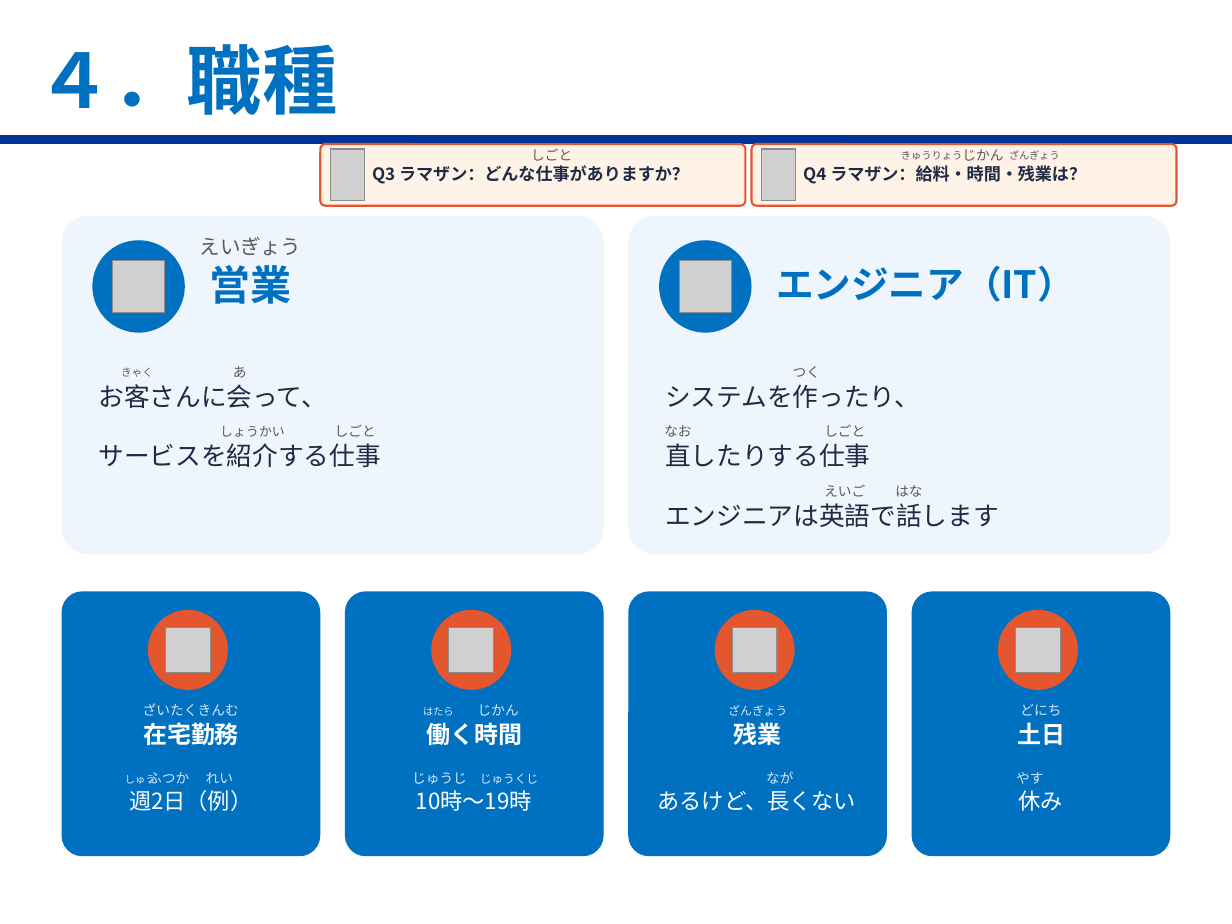
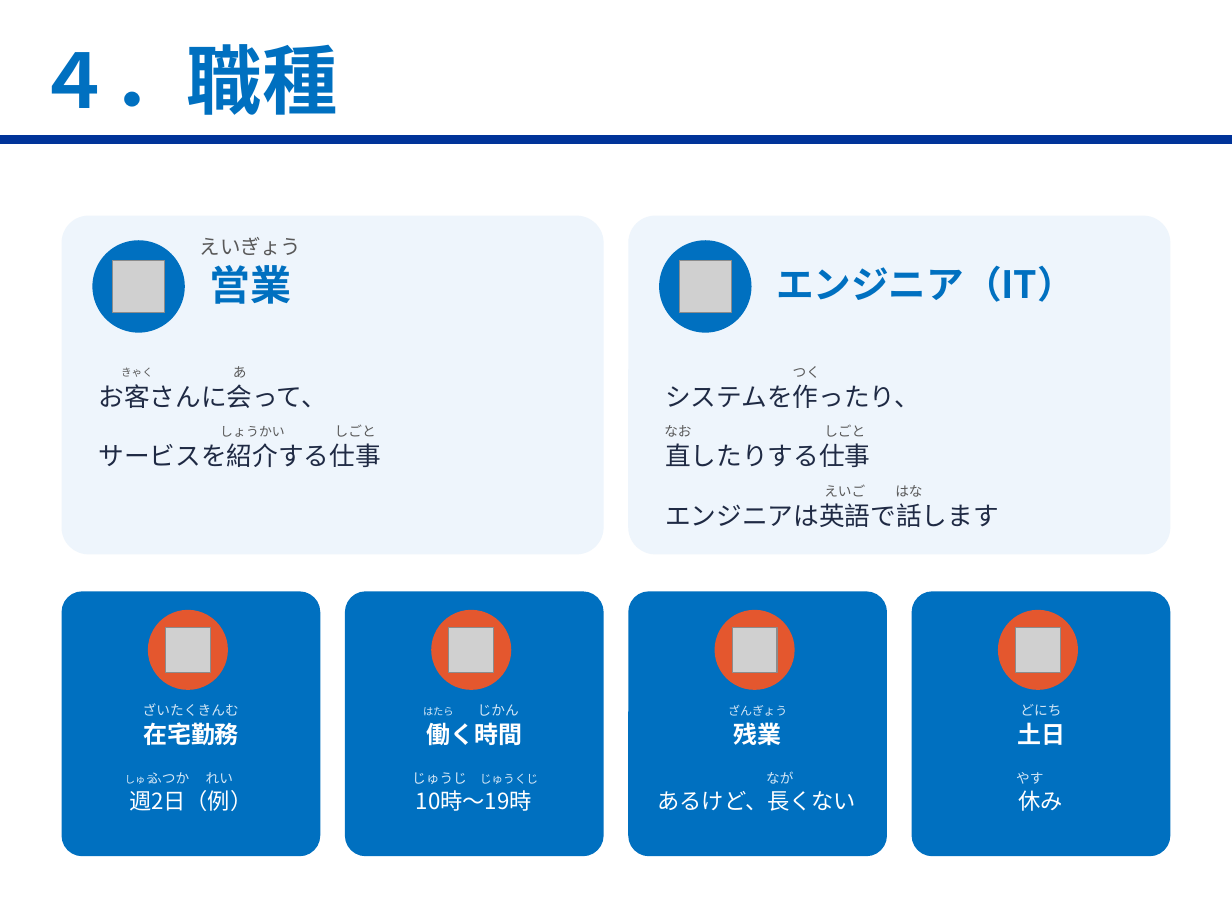
Before and after one commit to ramazandogna/pixel-powerpoint, a slide deck: slide 5 of deliverables/企業研究_HENNGE_第1回-1.pptx. Drawn at 1232x924 pixels with LibreOffice and Linux fonts; fonts in the diff are those of the drawing; grey boxes stand for pictures; background and template pictures are left out. Boxes give left, top, right and bottom in pixels: in the first picture for what was removed or moved away, otherwise in the second. Text is boxed around its words. In the diff, an @@ line names an element or a change of style, - is before the commit and + after.

```diff
--- a/deliverables/企業研究_HENNGE_第1回-1.pptx
+++ b/deliverables/企業研究_HENNGE_第1回-1.pptx
@@ rounded rectangle removed at (320, 144, 745, 206) @@
@@ picture removed at (330, 149, 365, 201) @@
@@ text removed at (531, 148, 572, 161) @@
-しごと
@@ rounded rectangle removed at (752, 144, 1177, 206) @@
@@ picture removed at (761, 149, 796, 201) @@
@@ text removed at (962, 149, 1003, 161) @@
-じかん
@@ text removed at (372, 165, 689, 184) @@
-Q3 ラマザン：どんな仕事がありますか？
@@ text removed at (803, 165, 1086, 184) @@
-Q4 ラマザン：給料・時間・残業は？
@@ text removed at (901, 151, 963, 160) @@
-きゅうりょう
@@ text removed at (1009, 150, 1060, 160) @@
-ざんぎょう
```
Also in this commit, not shown: 4 other slides changed, 1 other file.
